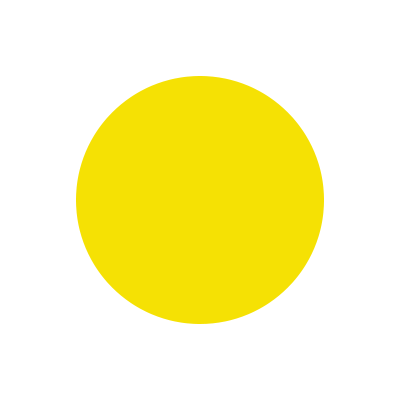
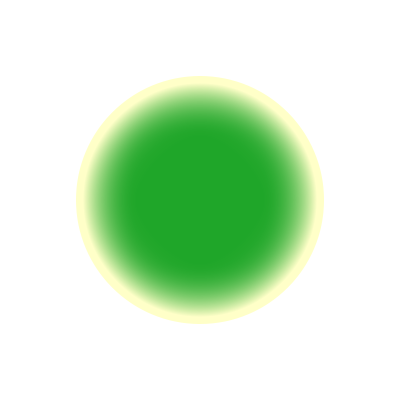
Layers edited between the first and the second 400 × 400 image:
painted on "Ellipse 2" over [76, 76, 324, 324]
